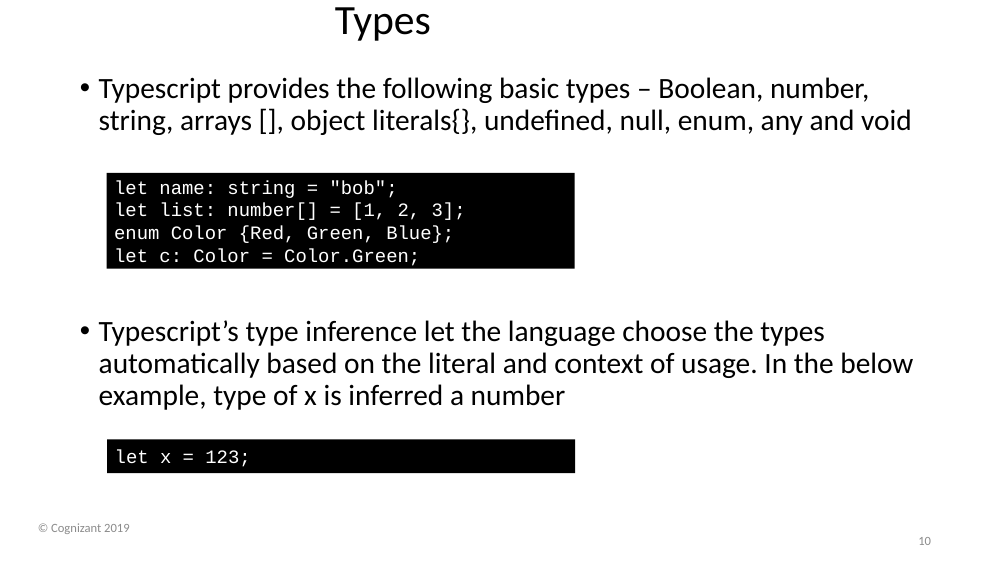
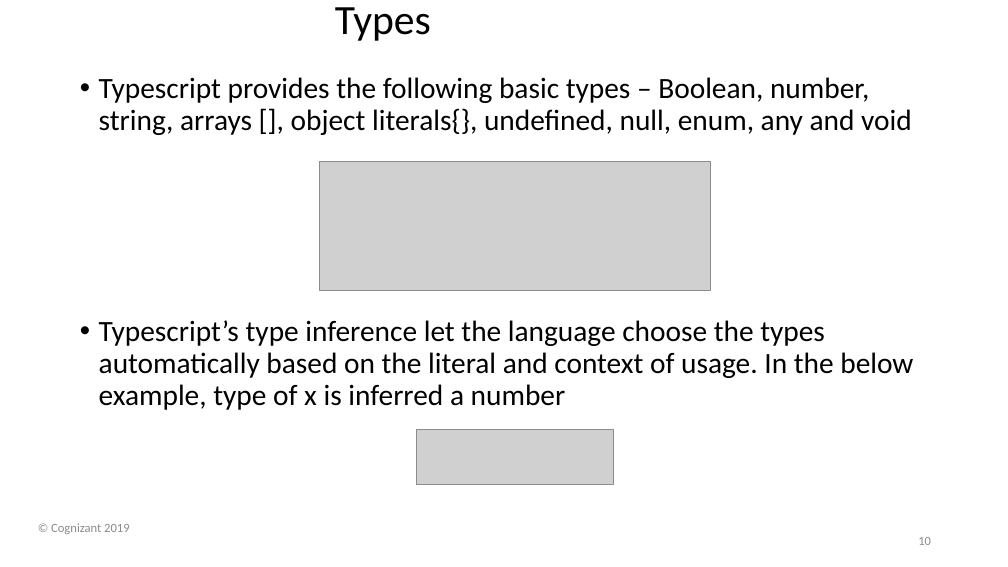
Before and after one commit to davembrownx/PowerPoint-Decks, a slide deck: slide 10 of Angular 8 Day 2 Basic Concepts and Binding.pptx. Drawn at 1008x567 pixels with LibreOffice and Linux fonts; fonts in the diff are those of the drawing; grey boxes stand for pictures; background and template pictures are left out. Boxes give left, top, right and bottom in pixels: in the first picture for what was removed or moved away, otherwise in the second. Text is boxed around its words. In the diff, an @@ line names an element or a change of style, - is before the commit and + after.

```diff
--- a/Angular 8 Day 2 Basic Concepts and Binding.pptx
+++ b/Angular 8 Day 2 Basic Concepts and Binding.pptx
@@ rectangle removed at (107,173,575,269) @@
-let name: string = "bob";
-let list: number[] = [1, 2, 3];
-enum Color {Red, Green, Blue};
-let c: Color = Color.Green;
@@ picture added at (320,162,711,290) @@
@@ rectangle removed at (107,439,575,473) @@
-let x = 123;
@@ picture added at (417,430,613,485) @@
```
Also in this commit, not shown: 8 other slides changed, 5 slides added, 2 slides removed.
